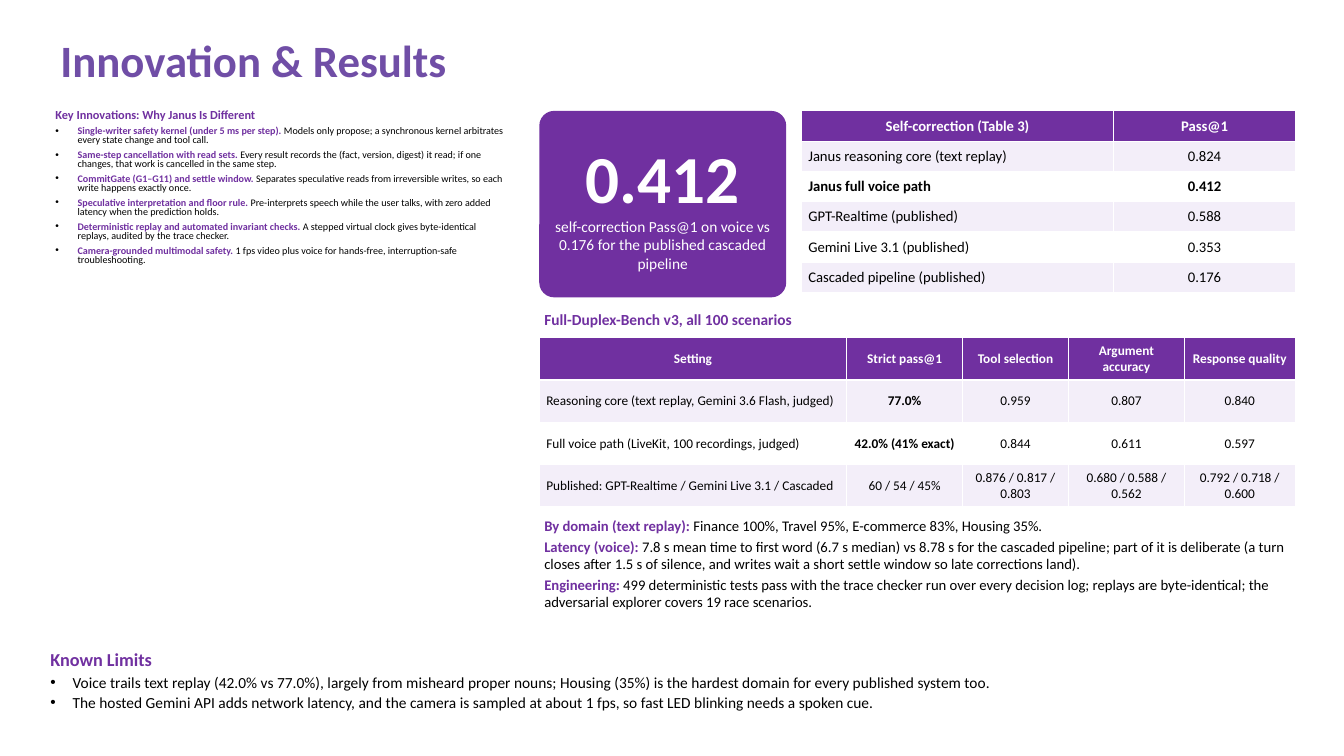
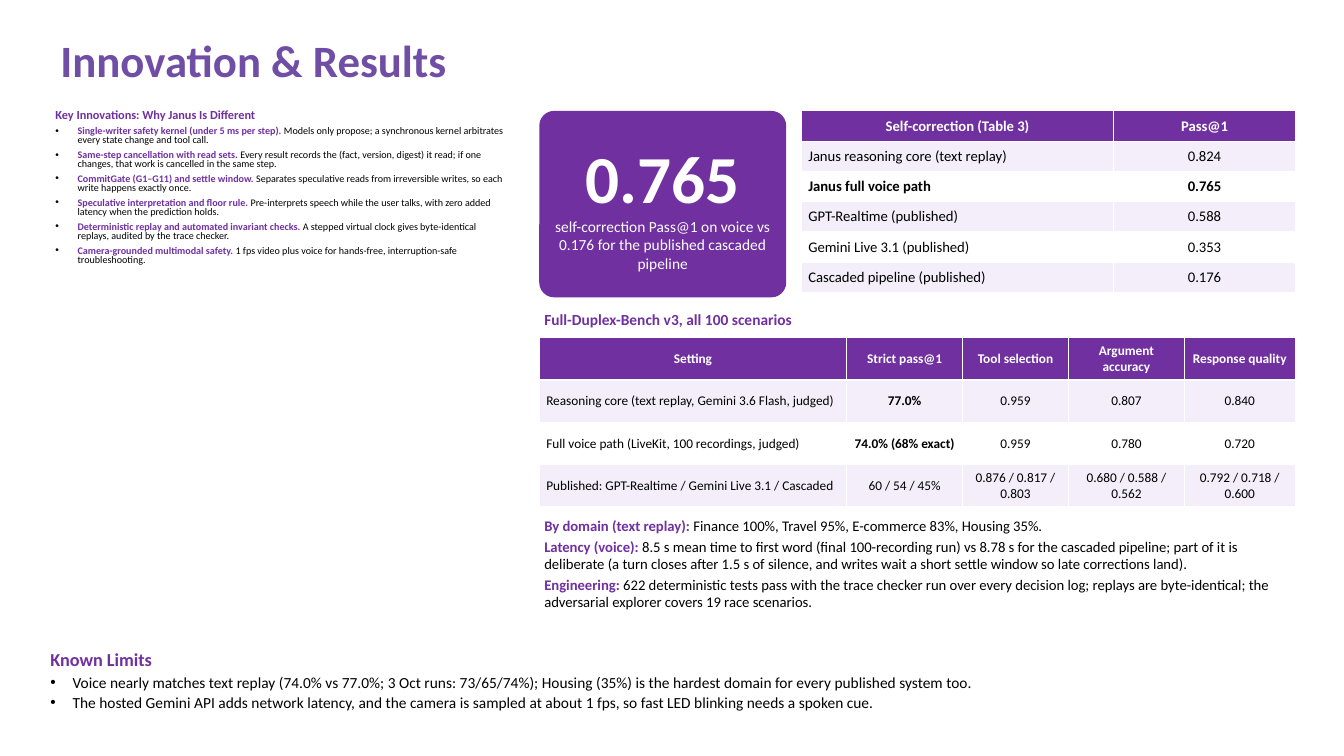
Before and after one commit to AdithyaSanthosh-P/Janus, a slide deck: slide 6 of VITVellore_AICA_Submission.pptx. Drawn at 1344x756 pixels with LibreOffice and Linux fonts; fonts in the diff are those of the drawing. Boxes give left, top, right and bottom in pixels: in the first picture for what was removed or moved away, otherwise in the second. Text is boxed around its words. In the diff, an @@ line names an element or a change of style, - is before the commit and + after.

```diff
--- a/VITVellore_AICA_Submission.pptx
+++ b/VITVellore_AICA_Submission.pptx
@@ table at (802,111,1296,292) @@
-row 3, column 2: 0.412
+row 3, column 2: 0.765
@@ text in rounded rectangle at (586,157,740,204): text changed @@
-0.412
+0.765
@@ table at (539,338,1296,507) @@
-row 3: Full voice path (LiveKit, 100 recordings, judged) | 42.0% (41% exact) | 0.844 | 0.611 | 0.597
+row 3: Full voice path (LiveKit, 100 recordings, judged) | 74.0% (68% exact) | 0.959 | 0.780 | 0.720
@@ text at (544,541,1269,610): text changed @@
-Latency (voice): 7.8 s mean time to first word (6.7 s median) vs 8.78 s for the cascaded pipeline; part of it is deliberate (a turn closes after 1.5 s of silence, and writes wait a short settle window so late corrections land).
-Engineering: 499 deterministic tests pass with the trace checker run over every decision log; replays are byte-identical; the adversarial explorer covers 19 race scenarios.
+Latency (voice): 8.5 s mean time to first word (final 100-recording run) vs 8.78 s for the cascaded pipeline; part of it is deliberate (a turn closes after 1.5 s of silence, and writes wait a short settle window so late corrections land).
+Engineering: 622 deterministic tests pass with the trace checker run over every decision log; replays are byte-identical; the adversarial explorer covers 19 race scenarios.
@@ text at (73,677,971,691): text changed @@
-• Voice trails text replay (42.0% vs 77.0%), largely from misheard proper nouns; Housing (35%) is the hardest domain for every published system too.
+• Voice nearly matches text replay (74.0% vs 77.0%; 3 Oct runs: 73/65/74%); Housing (35%) is the hardest domain for every published system too.
```
Also in this commit, not shown: 1 other slide changed, 2 other files.
